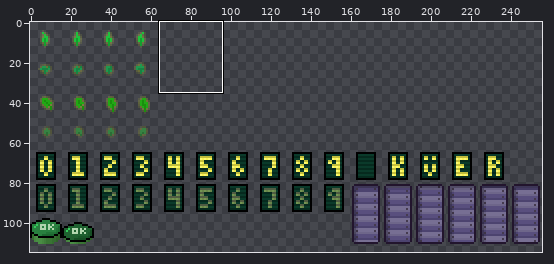
Two versions of one sprite sheet, src/data/image/24-moresprites.png. Above, an overview of the earlier version with the close-up marked.
Close-up. Earlier state:
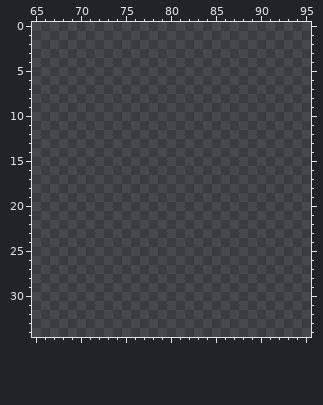
The file is 256x256 pixels. Pixels under 10% opacity are left out. Colours within 5 levels of each other are drawn and written as one. Shown: x 65..95, y 0..34. The wide view leaves out empty margins.
After the commit:
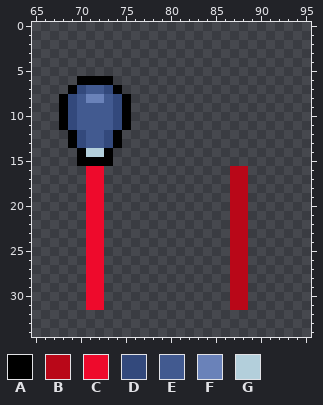
Palette (. is transparent): A #000000  B #b90718  C #ee0a2c  D #33497c  E #425a90  F #6a82b9  G #b3cfdb
Edits made:
The edit adds colour A in row 6 at x 70 to 73; in row 7 at x 69 and 74; in rows 8 to 11 at x 68 and 75; in rows 12 to 13 at x 69 and 74; in row 14 at x 70 and 73; in row 15 at x 70 to 73.
The edit adds colour B in rows 16 to 31 at x 87 to 88.
The edit adds colour C in rows 16 to 31 at x 71 to 72.
The edit adds colour D in row 7 at x 70 and 73; in rows 8 to 11 at x 69 and 74; in rows 12 to 13 at x 70 and 73.
The edit adds colour E in row 7 at x 71 to 72; in row 8 at x 70 and 73; in rows 9 to 11 at x 70 to 73; in rows 12 to 13 at x 71 to 72.
The edit adds colour F in row 8 at x 71 to 72.
The edit adds colour G in row 14 at x 71 to 72.
Where, in picture pixels (left, top, right, bottom), the same in both close-ups:
added: (59, 76, 131, 310)
added: (230, 166, 248, 310)
